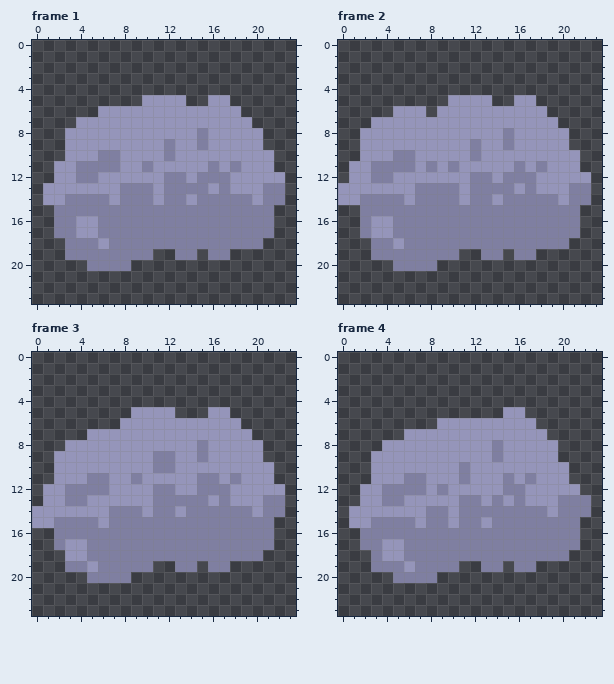
Two versions of one animated GIF sprite, assets/sprites/prop/rughai/bush_0/bush_0_idle_2.gif. The picture above is the old version.
The file is 24x24 pixels, 9 frames. Shown: frame 1, frame 2, frame 3, frame 4. The commit also changed other frames, which this record leaves out.
And afterwards:
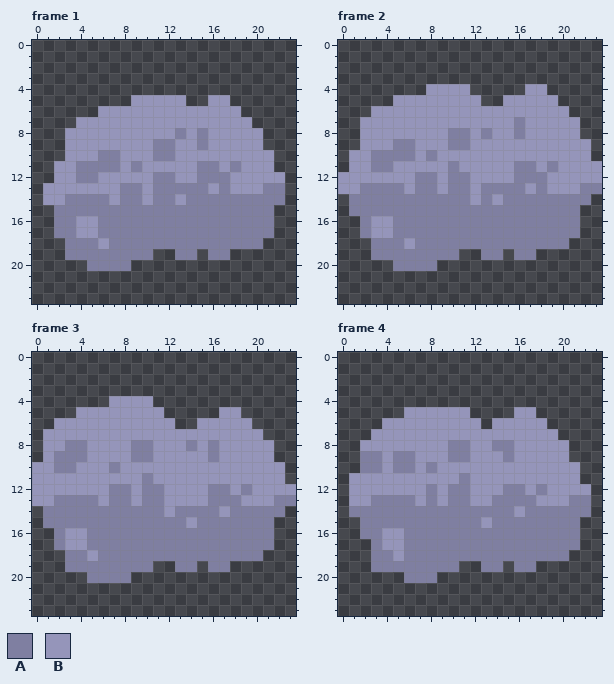
Palette (. is transparent): A #7f7fa1  B #9595ba
Changes in this commit:
Changed rows in their new state; - is an unchanged pixel.
Frame 1:
first column x 9:
 5 B-----------
 8 ----A-------
 9 --A---------
10 --A---------
11 AB----A-----
12 --A-B-------
13 -BA---------
14 -BA-BA-----A
Frame 2:
first column x 0:
 4 --------BBBB-----BB-----
 5 -----BBBBB---.-B--BB----
 6 ---BB---B----------BB---
 7 --B-------------A---BB--
 8 ----------AA-A-BA----B--
 9 -----AA---AAB--B-----BB-
10 -B-AA---A---B---------B-
11 -----BB-B--------ABA--BB
12 B--BB--AA-AABB-B--A----B
13 --AAAA---B-AB---ABA--B-A
14 .A----A----AB-------A---
15 -A----------------------
18 -----AB-----------------
Frame 3:
first column x 0:
 4 -------BBBB-------------
 5 ----BBBBB---.---.-B-----
 6 --BBBBBB-----..----B----
 7 -BBBB---------------B---
 8 -BBAA----AA---ABA----B--
 9 -BAAA----AABB--BA----B--
10 BBAA---A---BB---------B-
11 BB---BB--BA----BB-B---B-
12 B--BBBBAA-A-B--B---A---B
13 B-A--A-AA-A-BBBBA-A--B-A
14 .AAAAAA---A-BA---B--A---
15 .A----A-------B---------
16 ---BB-------------------
18 ---AAB------------------
19 -----A------------------
Frame 4:
first column x 1:
 5 -----BBBBBB---.-B-----
 6 ---BBBBB----.----B----
 7 --BBB-------------B---
 8 -BB------AA---A----B--
 9 -AA-AA---AA--BA----B--
10 -AA-AA-A--B---------B-
11 BB---BB-------B-B---B-
12 B--BBBBABAA------A---B
13 B-A--A-A-A-B--A-A--B--
14 AAAAAAA--A-----B--A---
15 .A----A--A------------
16 ---BB-----------------
17 -.--------------------
18 ---A------------------
19 -----A----------------
20 ----.-----------------
Boxes around the changes in both pictures, in picture pixels (x1, y1, x2, y2):
changed: (131, 95, 263, 205)
changed: (338, 84, 602, 249)
changed: (32, 396, 296, 572)
changed: (349, 407, 591, 583)
